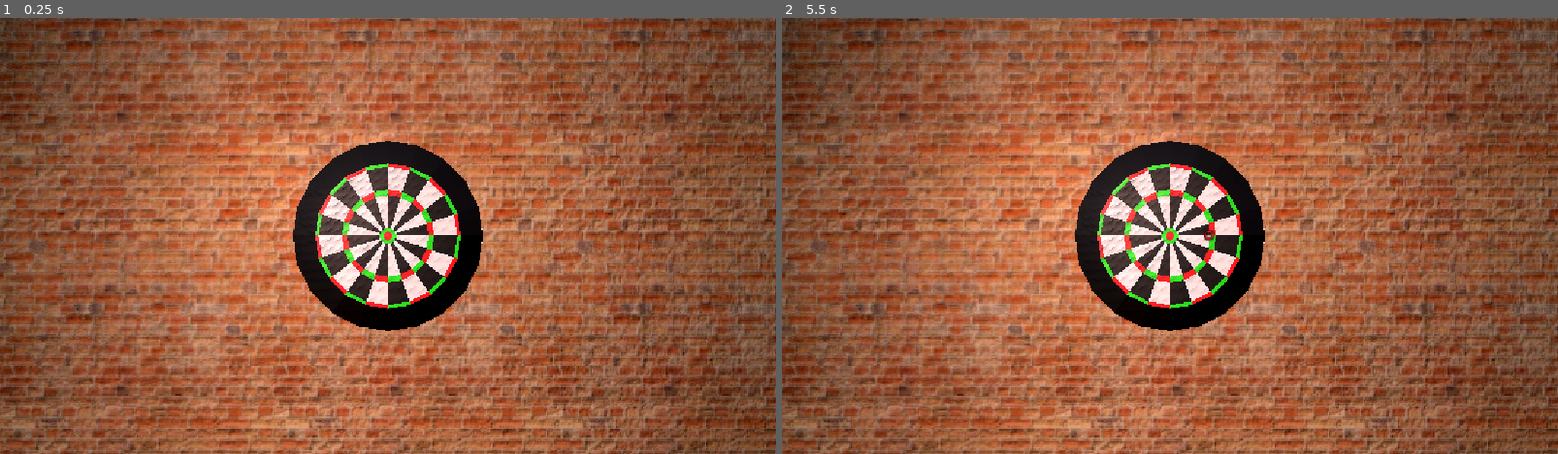
Above: before the commit, frames 1-2 (left to right).
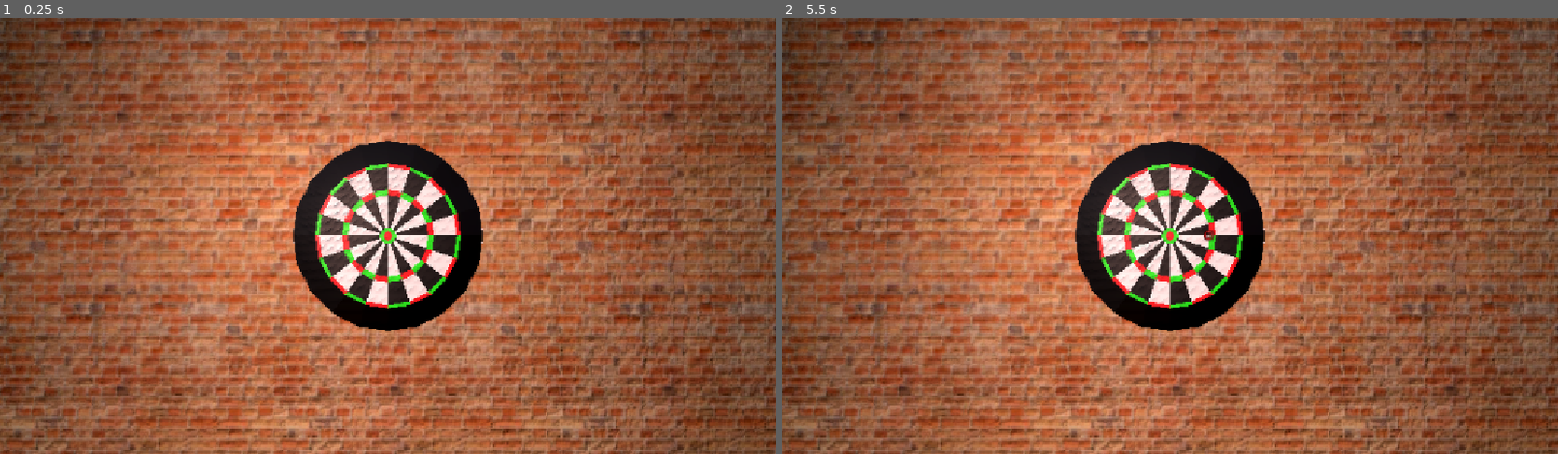
Above: after the commit, the same moments.

Repository: nugamestudioclub/dartuna
Game: Godot game, scene res://scenes/node_3d.tscn
Same seed, same stepped clock (60 frames per second), same inputs: the game is played once before the commit and once after it.
Inputs (mouse positions are in pixels of both pictures, inside the frame that each line leads up to):
- Up to frame 1 (0.25 s): no input
- Up to frame 2 (5.5 s): tap Enter at 0.5, 2, 3.5 s; move the mouse to (1340, 214) at 0.52 s; press the mouse at (1340, 214) at 0.53 s; tap Space at 1.25, 2.75, 4.25 s; move the mouse to (1014, 257) at 1.27 s; release the mouse at (1014, 257) at 1.28 s; click (1014, 257) at 1.35 s; move the mouse to (1247, 140) at 2.02 s; press the mouse at (1247, 140) at 2.03 s; move the mouse to (1131, 323) at 2.77 s; release the mouse at (1131, 323) at 2.78 s; click (1131, 323) at 2.85 s; move the mouse to (1402, 301) at 3.52 s; press the mouse at (1402, 301) at 3.53 s; move the mouse to (937, 170) at 4.27 s; release the mouse at (937, 170) at 4.28 s; click (937, 170) at 4.35 s; move the mouse to (1208, 236) at 5.02 s; press the mouse at (1208, 236) at 5.03 s

The runs differ from the first frame. In frame 1, 1.2% of the frame differs, in the area x 1-97%, y 2-100%; in frame 2, 1.2%.

Commit message:
added pixel shader

Diff:
--- /dev/null
+++ b/assets/materials/SelectedOverride.tres
@@ -0,0 +1,4 @@
+[gd_resource type="StandardMaterial3D" format=3 uid="uid://t6xra5hdoeut"]
+
+[resource]
+albedo_color = Color(1, 0.75, 0, 1)
--- a/assets/prefabs/dartboard___rigid_body_3d.tscn
+++ b/assets/prefabs/dartboard___rigid_body_3d.tscn
@@ -2,15 +2,18 @@
 
 [ext_resource type="Script" uid="uid://dg817pqu5dgrj" path="res://scripts/dartboard.gd" id="1_hn6am"]
 [ext_resource type="ArrayMesh" uid="uid://bxjeyh4n53i4f" path="res://assets/models/3D Models/Dartboard/DartBoard_Low_Poly_Cylinder_001.res" id="2_b7or6"]
+[ext_resource type="Material" uid="uid://t6xra5hdoeut" path="res://assets/materials/SelectedOverride.tres" id="2_kcmfm"]
 
 [sub_resource type="CylinderShape3D" id="CylinderShape3D_o01bi"]
 height = 0.03768921
 radius = 0.4404297
 
-[node name="Dartboard - RigidBody3D" type="CharacterBody3D" unique_id=1711958480]
+[node name="Dartboard - RigidBody3D" type="CharacterBody3D" unique_id=1711958480 node_paths=PackedStringArray("renderer")]
 script = ExtResource("1_hn6am")
+renderer = NodePath("DartboardMeshInstance")
+selectMaterial = ExtResource("2_kcmfm")
 
-[node name="MeshInstance3D" type="MeshInstance3D" parent="." unique_id=1374658894]
+[node name="DartboardMeshInstance" type="MeshInstance3D" parent="." unique_id=1374658894]
 transform = Transform3D(-4.371139e-08, 0.17462939, 0, -1, -7.633293e-09, 0, 0, 0, 1, 0, 0, 0)
 mesh = ExtResource("2_b7or6")
 
--- /dev/null
+++ b/assets/shaders/ScrenShaderPixel.gdshader
@@ -0,0 +1,14 @@
+shader_type canvas_item;
+
+uniform vec2 size = vec2(500.0, 400.0);
+// If you intend to read from mipmaps with `textureLod()` LOD values greater than `0.0`,
+// use `filter_nearest_mipmap` instead. This shader doesn't require it.
+uniform sampler2D screen_texture : hint_screen_texture, repeat_disable, filter_nearest;
+
+void fragment() {
+
+        vec2 center_uv = round(SCREEN_UV*500.0)/500.0;
+
+
+        COLOR = textureLod(screen_texture, center_uv, 0.0);
+}
--- /dev/null
+++ b/assets/shaders/ScrenShaderPixel.tres
@@ -0,0 +1,7 @@
+[gd_resource type="ShaderMaterial" format=3 uid="uid://cb4pvoslykawd"]
+
+[ext_resource type="Shader" uid="uid://dmi4k7il2pi4n" path="res://assets/shaders/ScrenShaderPixel.gdshader" id="1_laja7"]
+
+[resource]
+shader = ExtResource("1_laja7")
+shader_parameter/size = Vector2(500, 400)
--- a/scenes/node_3d.tscn
+++ b/scenes/node_3d.tscn
@@ -5,6 +5,7 @@
 [ext_resource type="Script" uid="uid://dhf6wxqx56lm2" path="res://scenes/reticle_mesh.gd" id="3_oqwcg"]
 [ext_resource type="Texture2D" uid="uid://bmss5k0eb6axk" path="res://assets/sprites/sprite_sheet_for_dartuna_crosshair.png" id="3_xvgsr"]
 [ext_resource type="PackedScene" uid="uid://uyly63xgnnrh" path="res://scenes/marco_dev_scene.tscn" id="5_oqwcg"]
+[ext_resource type="Shader" uid="uid://dmi4k7il2pi4n" path="res://assets/shaders/ScrenShaderPixel.gdshader" id="6_a6664"]
 
 [sub_resource type="ProceduralSkyMaterial" id="ProceduralSkyMaterial_ns6u7"]
 sky_horizon_color = Color(0.66224277, 0.6717428, 0.6867428, 1)
@@ -394,6 +395,10 @@
 "speed": 17.0
 }]
 
+[sub_resource type="ShaderMaterial" id="ShaderMaterial_10v3s"]
+shader = ExtResource("6_a6664")
+shader_parameter/size = Vector2(500, 400)
+
 [node name="Node3D" type="Node3D" unique_id=1483540341]
 
 [node name="WorldEnvironment" type="WorldEnvironment" parent="." unique_id=1049239884]
@@ -430,5 +435,15 @@
 [node name="Node3D" type="Node3D" parent="." unique_id=824210088]
 transform = Transform3D(1, 0, 0, 0, 1, 0, 0, 0, 1, 1.9789262, 0, -10.393694)
 
+[node name="CanvasLayer" type="CanvasLayer" parent="." unique_id=2078065936]
+
+[node name="ColorRect" type="ColorRect" parent="CanvasLayer" unique_id=1983411769]
+material = SubResource("ShaderMaterial_10v3s")
+anchors_preset = 15
+anchor_right = 1.0
+anchor_bottom = 1.0
+grow_horizontal = 2
+grow_vertical = 2
+
 [editable path="camHandler"]
 [editable path="Physics Scene"]
--- a/scripts/cam_handler.gd
+++ b/scripts/cam_handler.gd
@@ -10,13 +10,15 @@
 @onready var launch_pt:=$LaunchPt;
 @export var displacement_amplitude = 0.5;
 
+
 var target_position:Vector3= Vector3.ZERO;
 
 var g: Vector3 = ProjectSettings.get_setting("physics/3d/default_gravity") \
 	* ProjectSettings.get_setting("physics/3d/default_gravity_vector")
 
 const DART_PREFAB = preload("res://assets/prefabs/dart_template.tscn")
-
+func _ready() -> void:
+	pass
 
 func calculate_launch_vector(origin: Vector3, destination: Vector3, speed: float, gravity: Vector3, high_arc: bool = false) -> Vector3:
 
--- a/scripts/dartboard.gd
+++ b/scripts/dartboard.gd
@@ -1,5 +1,7 @@
 extends CharacterBody3D
 
+@export var renderer: MeshInstance3D;
+@export var selectMaterial: StandardMaterial3D;
 
 # Called when the node enters the scene tree for the first time.
 func _ready() -> void:
@@ -61,6 +63,8 @@
 func hit(_location:Vector3) -> void:
 	var output = get_tile(_location);
 	print("[DARTBOARD] (rad_bin, angular_bin) =",output);
-
+	#var materials_count = renderer.get_surface_override_material_count();
+	#print("MATERIALS COUNT:",materials_count)
+	#renderer.set_surface_override_material(0,selectMaterial);
 
 	return;
Not shown, added: assets/shaders/ScrenShaderPixel.gdshader.uid
